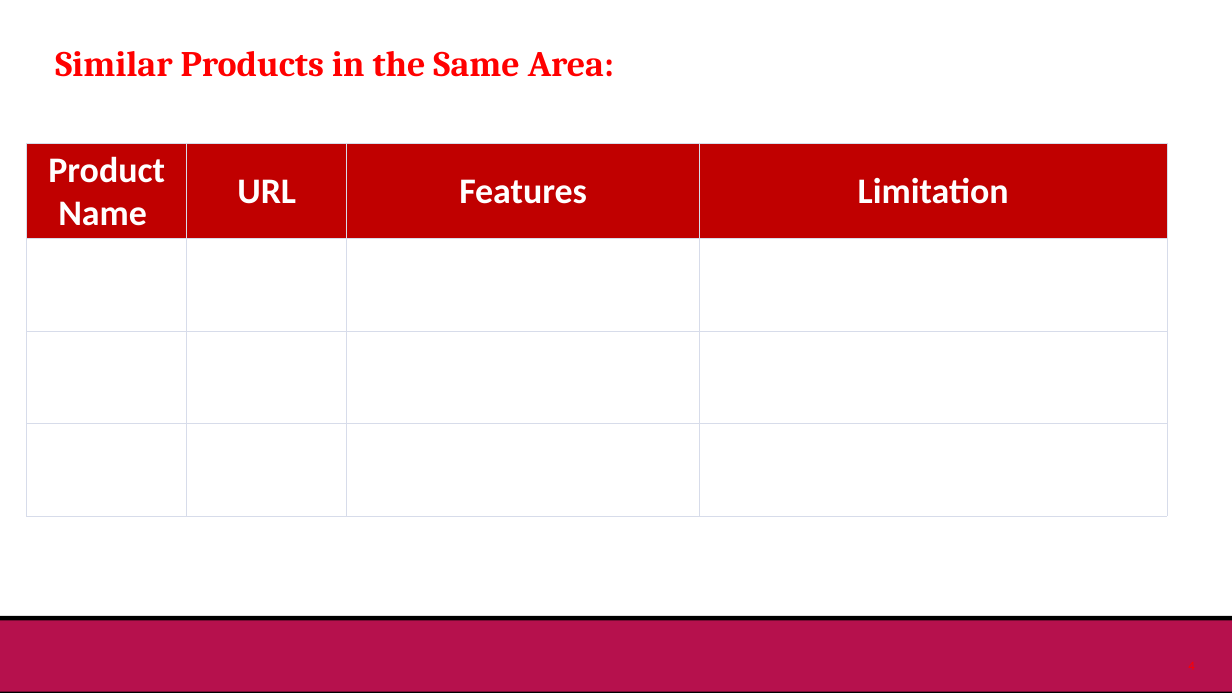
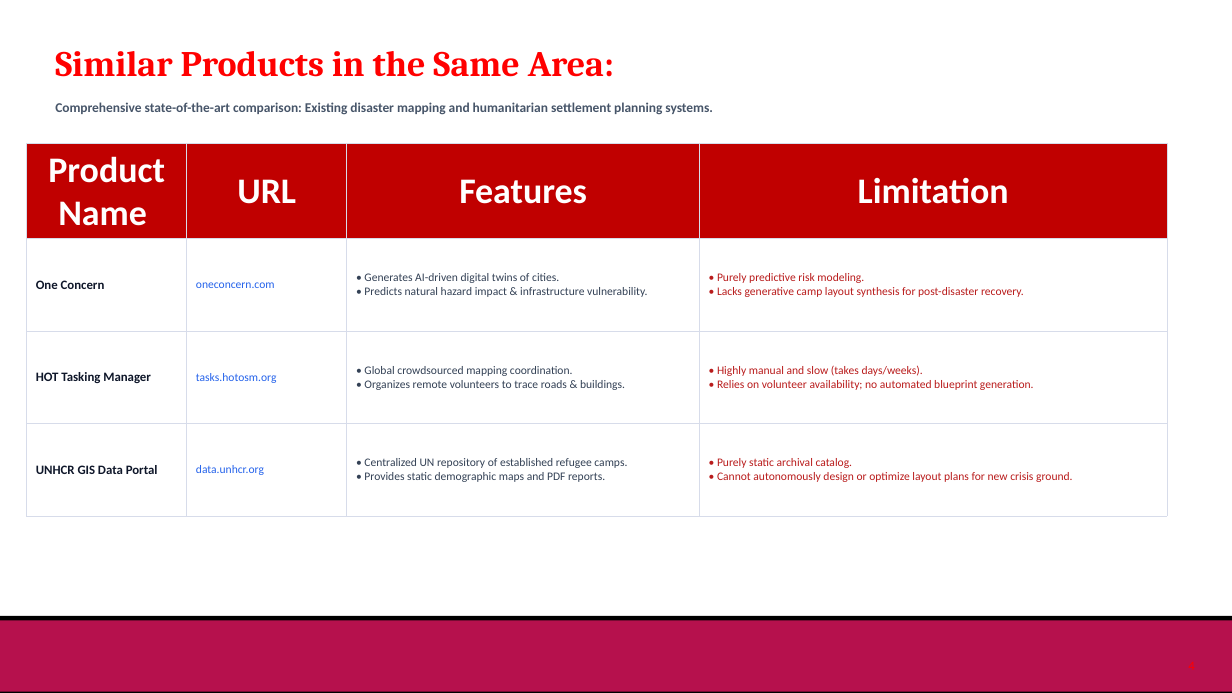
Before and after one commit to paarthureddy/Campout-Emergency_Camp_layout_-Generator-, a slide deck: slide 3 of Review_Presentation_Template (1).pptx. Drawn at 1232x693 pixels with LibreOffice and Linux fonts; fonts in the diff are those of the drawing; background and template pictures are left out. Boxes give left, top, right and bottom in pixels: in the first picture for what was removed or moved away, otherwise in the second. Text is boxed around its words. In the diff, an @@ line names an element or a change of style, - is before the commit and + after.

```diff
--- a/Review_Presentation_Template (1).pptx
+++ b/Review_Presentation_Template (1).pptx
@@ text added at (55,102,713,115), 10.5 pt, text #475569, bold @@
+Comprehensive state-of-the-art comparison: Existing disaster mapping and humanitarian settlement planning systems.
@@ table at (27,143,1167,516) @@
-row 2:  |  |  | 
+row 2: One Concern | oneconcern.com | • Generates AI-driven digital twins of cities. / • Predicts natural hazard impact & infrastructure vulnerability. | • Purely predictive risk modeling. / • Lacks generative camp layout synthesis for post-disaster recovery.
-row 3:  |  |  | 
+row 3: HOT Tasking Manager | tasks.hotosm.org | • Global crowdsourced mapping coordination. / • Organizes remote volunteers to trace roads & buildings. | • Highly manual and slow (takes days/weeks). / • Relies on volunteer availability; no automated blueprint generation.
-row 4:  |  |  | 
+row 4: UNHCR GIS Data Portal | data.unhcr.org | • Centralized UN repository of established refugee camps. / • Provides static demographic maps and PDF reports. | • Purely static archival catalog. / • Cannot autonomously design or optimize layout plans for new crisis ground.
```
Also in this commit, not shown: 5 other slides changed, 1 slide added, 1 slide removed, 30 other files.
